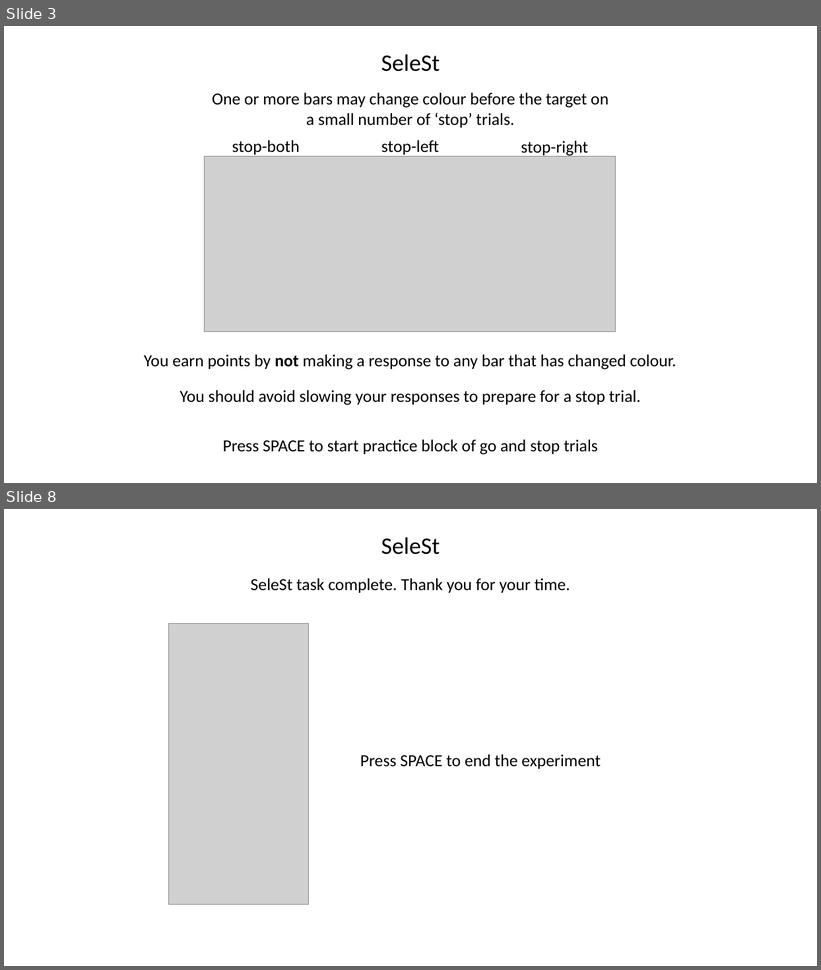
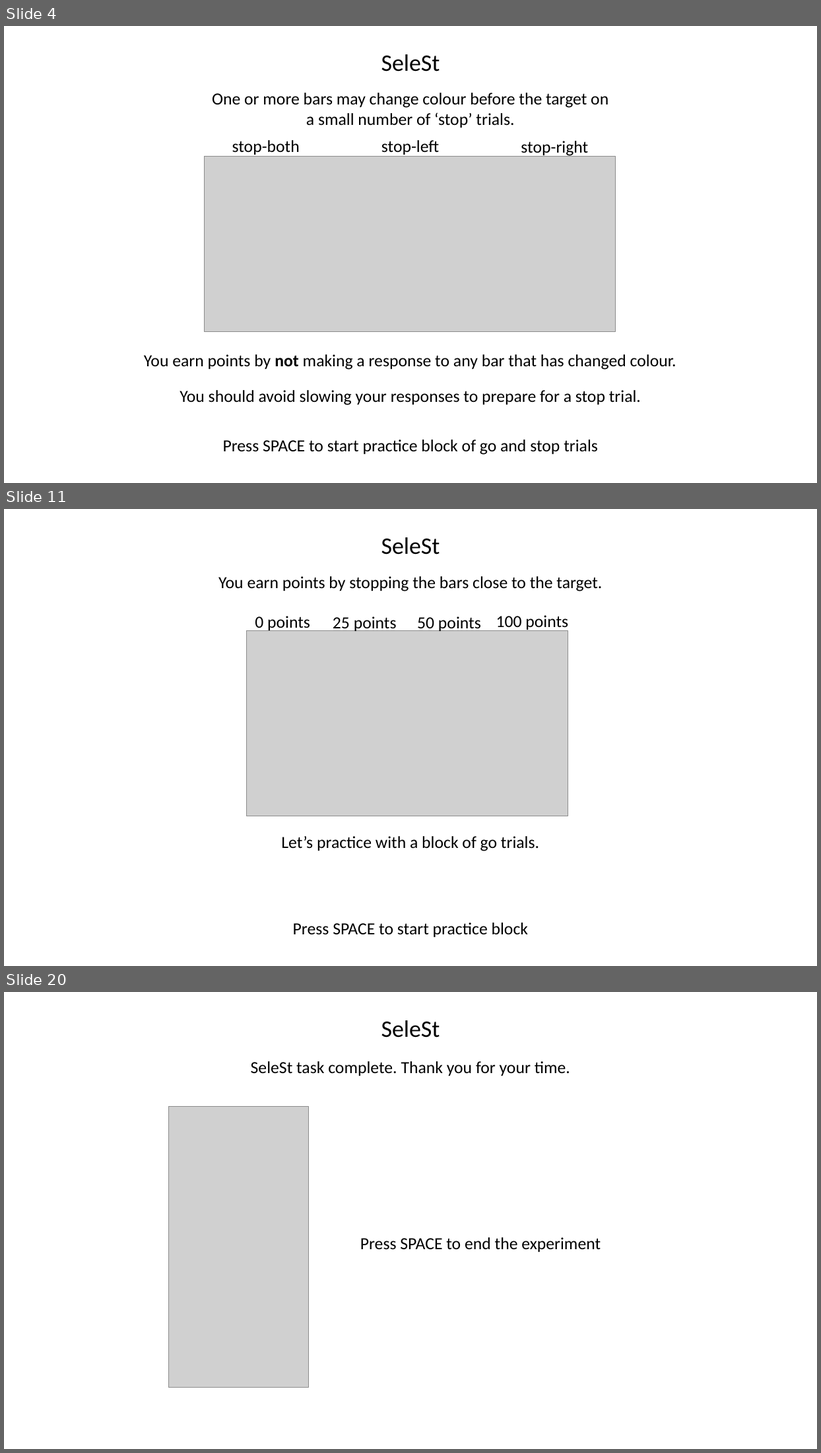
Before and after one commit to coreywadsley/SeleST, a slide deck: instructions/SeleSt_instruction_slides.pptx. Shown one above the other, each under a label of ours: slides 3 and 8 before the commit, slides 4, 11 and 20 after it; the slides between them are not shown. The pictures are 821x970 and 821x1453 pixels, drawn with LibreOffice and Linux fonts; fonts in the diff are those of the drawing; grey boxes stand for pictures. Boxes give left, top, right and bottom in pixels: in the first picture for what was removed or moved away, otherwise in the second. Text is boxed around its words. In the diff, an @@ line names an element or a change of style, - is before the commit and + after.

```diff
--- a/instructions/SeleSt_instruction_slides.pptx
+++ b/instructions/SeleSt_instruction_slides.pptx
@@ slide 11 added at (x1=4, y1=509, x2=817, y2=966), background #FFFFFF @@
@@ text added at (x1=382, y1=537, x2=440, y2=555), 28 pt, text #000000 @@
+SeleSt
@@ text added at (x1=218, y1=576, x2=602, y2=591), 20 pt, text #000000 @@
+You earn points by stopping the bars close to the target.
@@ group added at (x1=247, y1=615, x2=568, y2=817): 4 texts, 1 picture @@
+0 points
+25 points
+50 points
+100 points
@@ text added at (x1=281, y1=836, x2=539, y2=852), 20 pt, text #000000 @@
+Let’s practice with a block of go trials.
@@ text added at (x1=293, y1=923, x2=528, y2=937), 20 pt, text #000000 @@
+Press SPACE to start practice block
@@ what was slide 3 is now slide 4 @@
@@ what was slide 8 is now slide 20 @@
```
Also in this commit, not shown: 5 slides changed, 11 other slides added, 16 other files.
